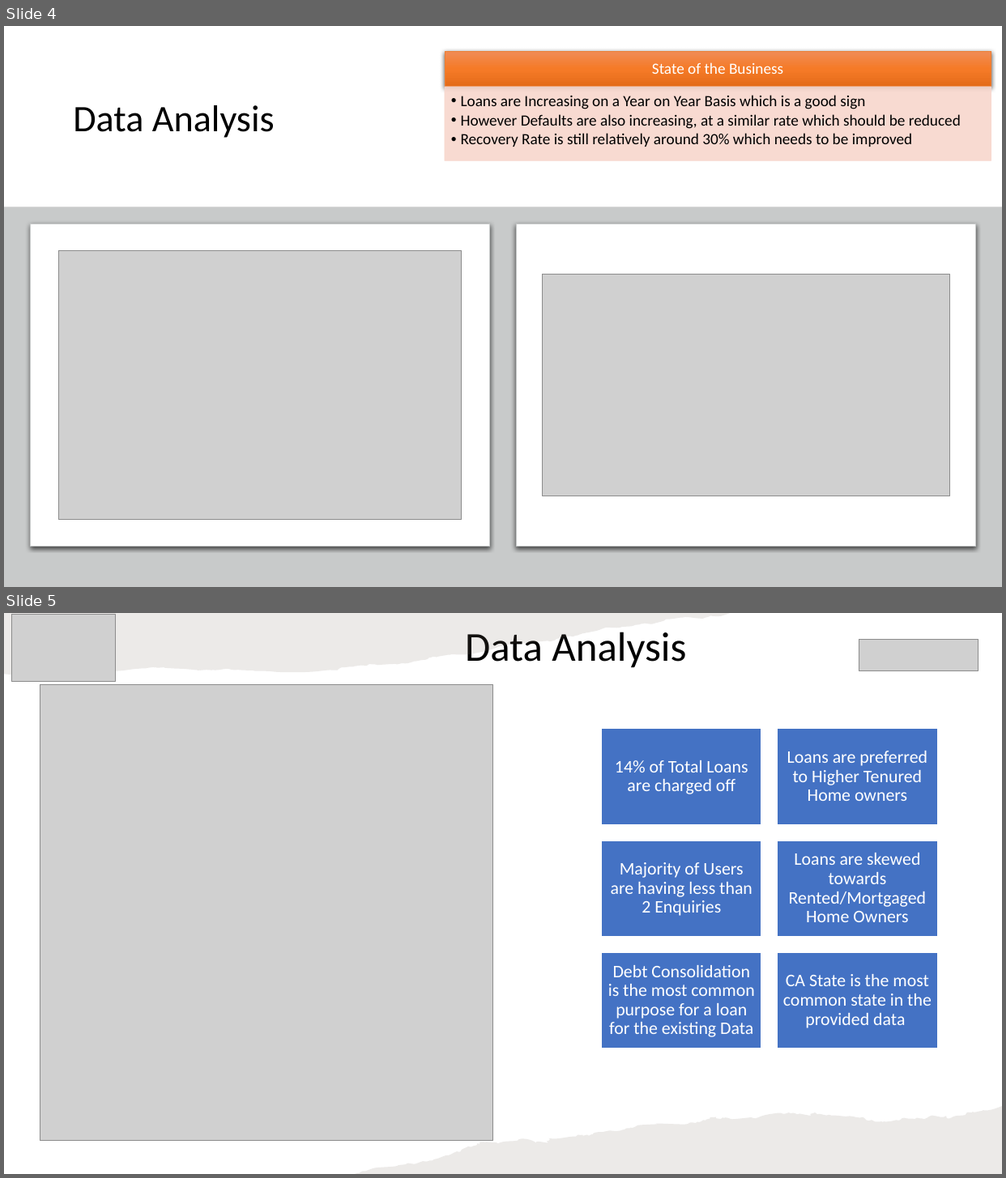
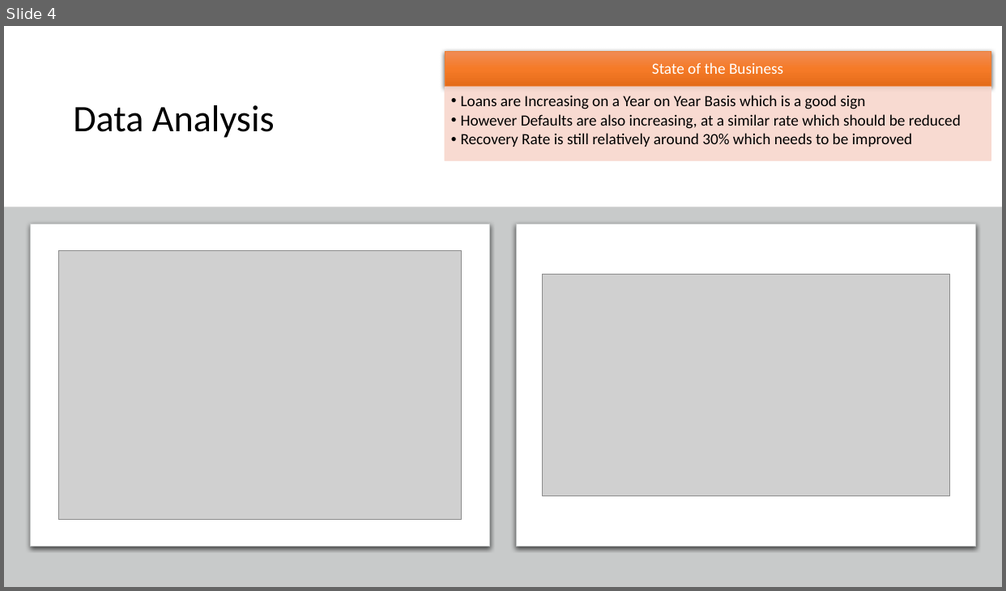
Before and after one commit to rramchan12/Lending-Club-EDA-CaseStudy, a slide deck: LendingClubCaseStudy.pptx. Shown one above the other, each under a label of ours: slides 4 and 5 before the commit, slide 4 after it. The pictures are 1006x1178 and 1006x591 pixels, drawn with LibreOffice and Linux fonts; fonts in the diff are those of the drawing; grey boxes stand for pictures; background and template pictures are left out. Boxes give left, top, right and bottom in pixels: in the first picture for what was removed or moved away, otherwise in the second. Text is boxed around its words. In the diff, an @@ line names an element or a change of style, - is before the commit and + after.

```diff
--- a/LendingClubCaseStudy.pptx
+++ b/LendingClubCaseStudy.pptx
@@ slide 5 removed at box(4, 613, 1002, 1174), background #FFFFFF @@
@@ freeform shape removed at box(4, 613, 731, 676) @@
@@ picture removed at box(12, 615, 117, 681) @@
@@ title removed at box(465, 632, 686, 668) @@
-Data Analysis
@@ picture removed at box(859, 640, 978, 671) @@
@@ picture removed at box(40, 685, 493, 1141) @@
@@ group removed at box(602, 729, 938, 1049): 6 rectangles, 6 texts @@
-14% of Total Loans are charged off
-Loans are preferred to Higher Tenured Home owners
-Majority of Users are having less than 2 Enquiries
-Loans are skewed towards Rented/Mortgaged Home Owners
-Debt Consolidation is the most common purpose for a loan for the existing Data
-CA State is the most common state in the provided data
@@ freeform shape removed at box(355, 1106, 1002, 1174) @@
```
Also in this commit, not shown: 1 slide changed, 4 slides added, 1 other file.
